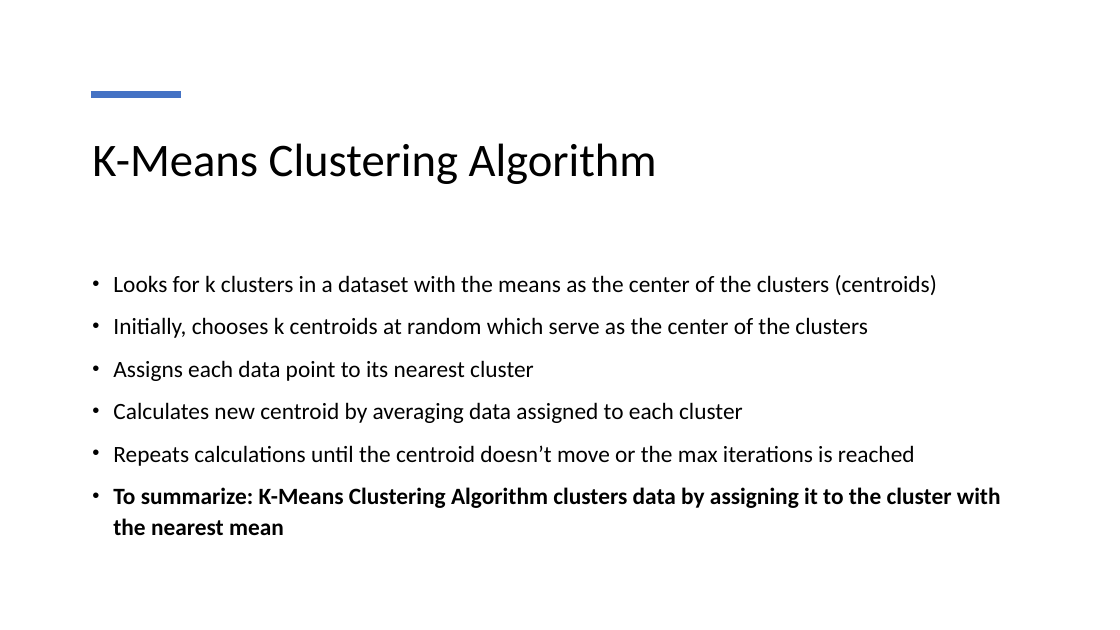
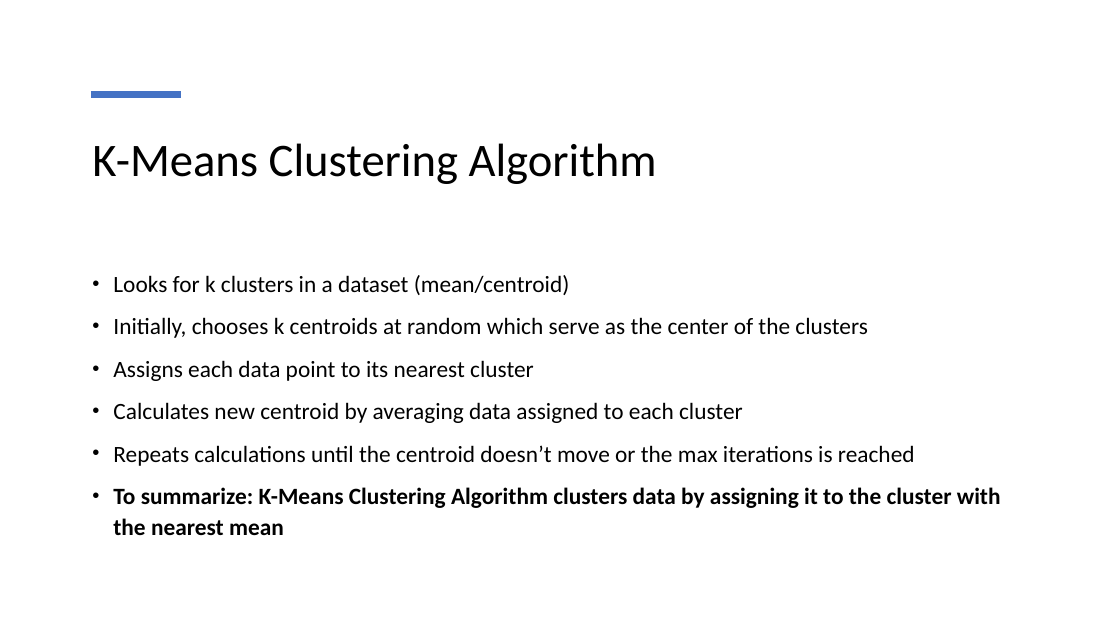
Before and after one commit to austing1133/wgayICP, a slide deck: slide 3 of Image Compression by K Means Clustering.pptx. Drawn at 1120x630 pixels with LibreOffice and Linux fonts; fonts in the diff are those of the drawing. Boxes give left, top, right and bottom in pixels: in the first picture for what was removed or moved away, otherwise in the second. Text is boxed around its words. In the diff, an @@ line names an element or a change of style, - is before the commit and + after.

```diff
--- a/Image Compression by K Means Clustering.pptx
+++ b/Image Compression by K Means Clustering.pptx
@@ text at [113,275,570,295]: text changed @@
-• Looks for k clusters in a dataset with the means as the center of the clusters (centroids)
+• Looks for k clusters in a dataset (mean/centroid)
```
Also in this commit, not shown: 2 other slides changed, 1 slide added.
